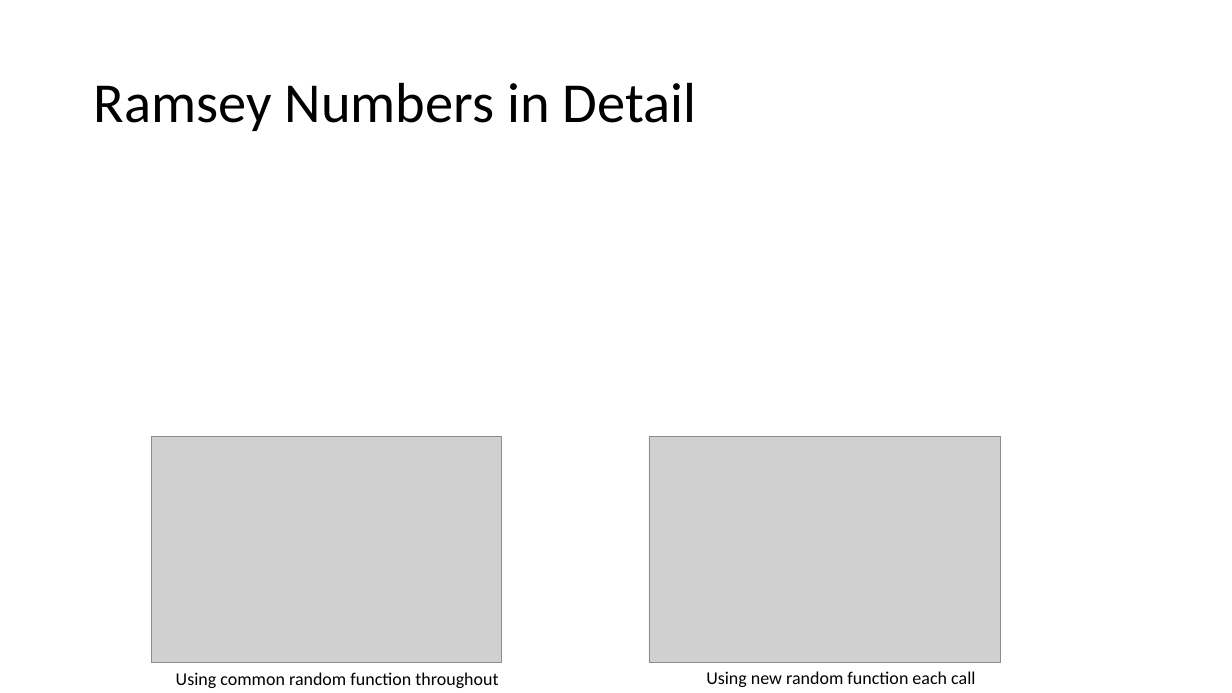
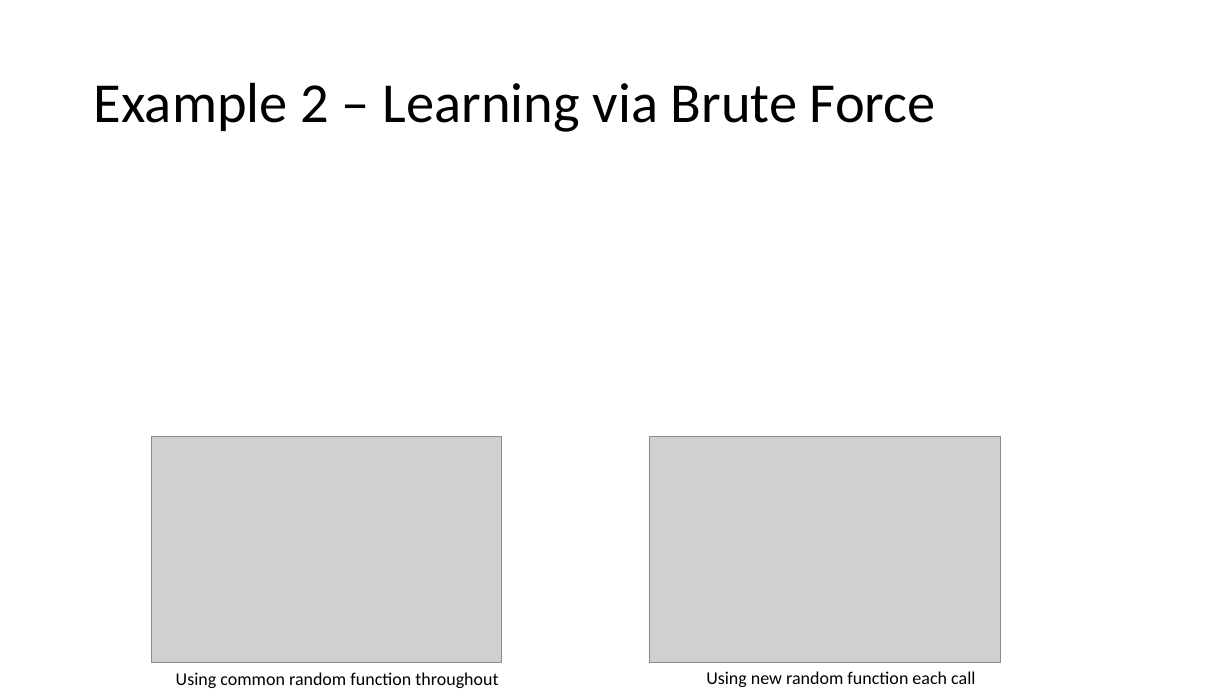
Before and after one commit to paulraff/2016JointMeetings, a slide deck: slide 18 of Preparing Mathematicians for Data Science Careers.pptx (slide 17 before the commit). Drawn at 1232x693 pixels with LibreOffice and Linux fonts; fonts in the diff are those of the drawing; grey boxes stand for pictures. Boxes give left, top, right and bottom in pixels: in the first picture for what was removed or moved away, otherwise in the second. Text is boxed around its words. In the diff, an @@ line names an element or a change of style, - is before the commit and + after.

```diff
--- a/Preparing Mathematicians for Data Science Careers.pptx
+++ b/Preparing Mathematicians for Data Science Careers.pptx
@@ title at box(94, 82, 936, 132): text changed @@
-Ramsey Numbers in Detail
+Example 2 – Learning via Brute Force
```
Also in this commit, not shown: 1 other slide changed, 3 slides added, 2 slides removed, 1 other file.
